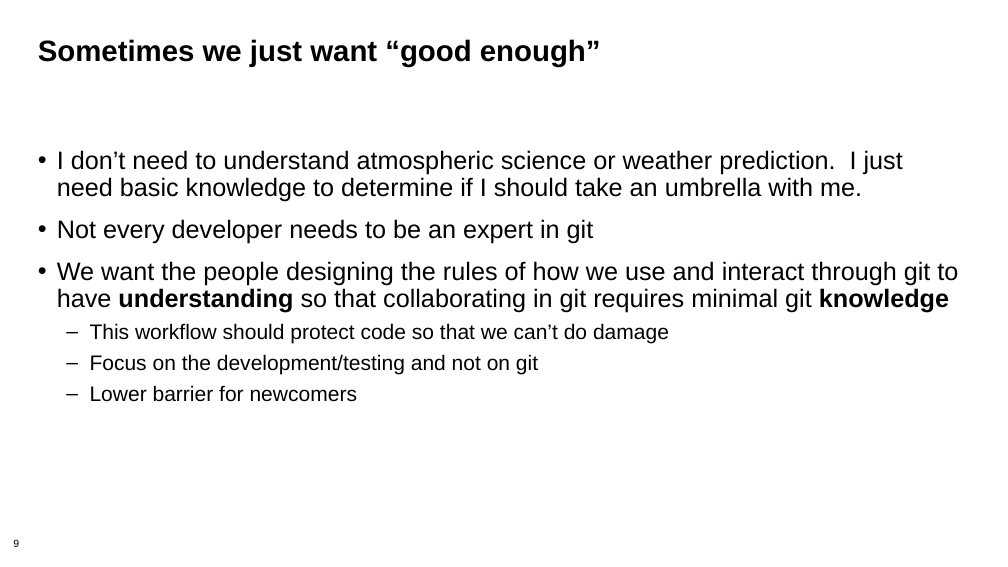
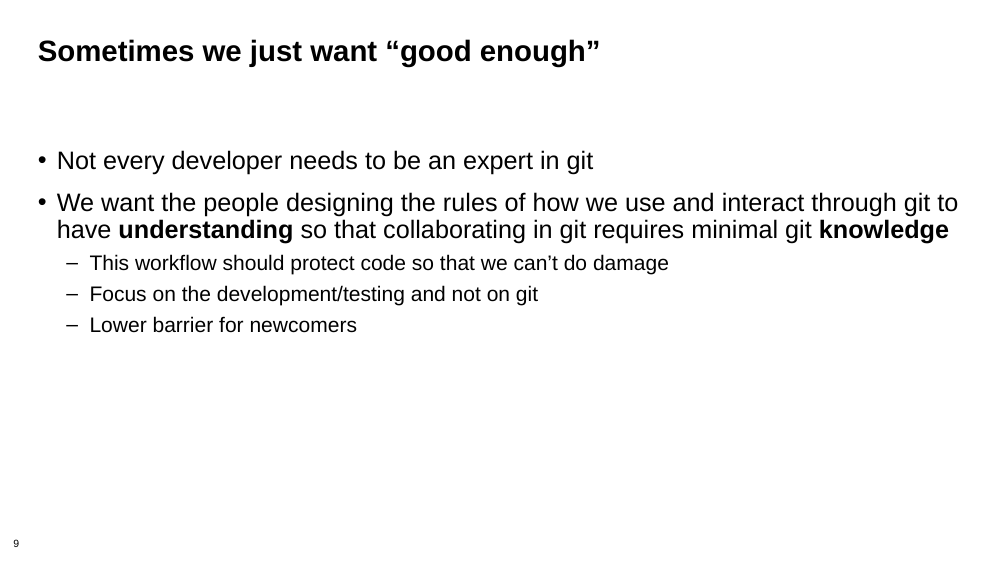
Before and after one commit to bssw-tutorial/presentations, a slide deck: slide 9 of lab-notebooks.pptx. Drawn at 1008x567 pixels with LibreOffice and Linux fonts; fonts in the diff are those of the drawing; background and template pictures are left out. Boxes give left, top, right and bottom in pixels: in the first picture for what was removed or moved away, otherwise in the second. Text is boxed around its words. In the diff, an @@ line names an element or a change of style, - is before the commit and + after.

```diff
--- a/lab-notebooks.pptx
+++ b/lab-notebooks.pptx
@@ text at [57, 150, 903, 202]: paragraph removed @@
-• I don’t need to understand atmospheric science or weather prediction. I just need basic knowledge to determine if I should take an umbrella with me.
```
Also in this commit, not shown: 2 other slides changed, 1 slide added.
